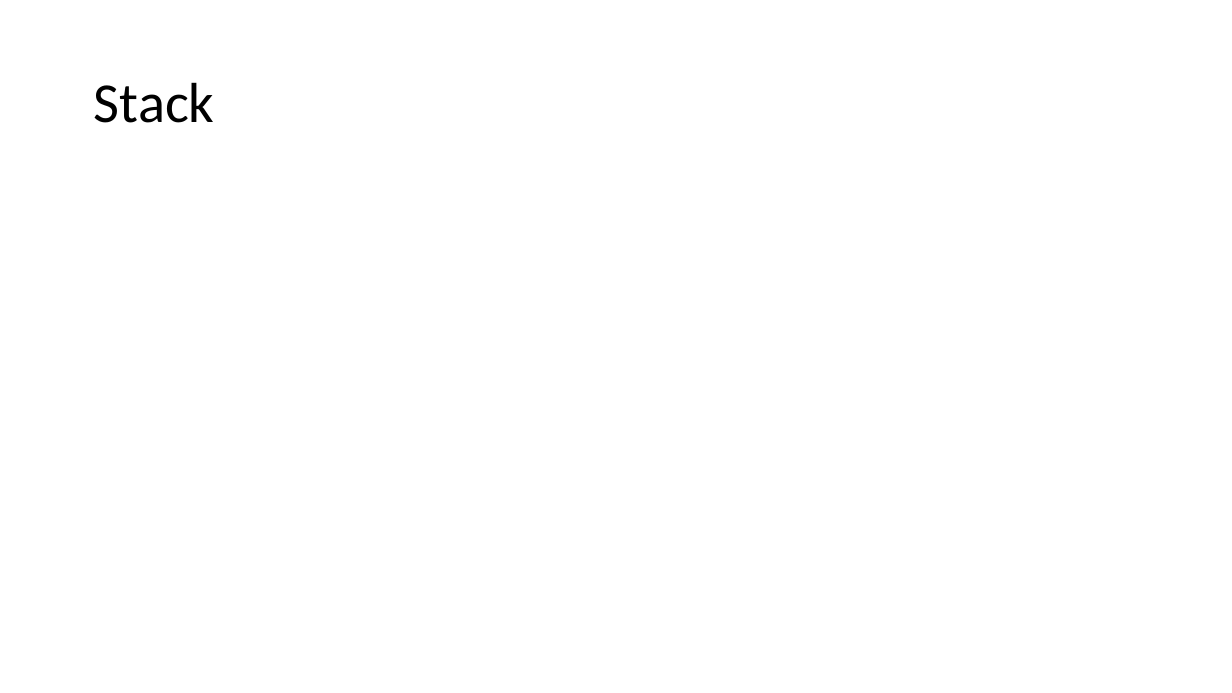
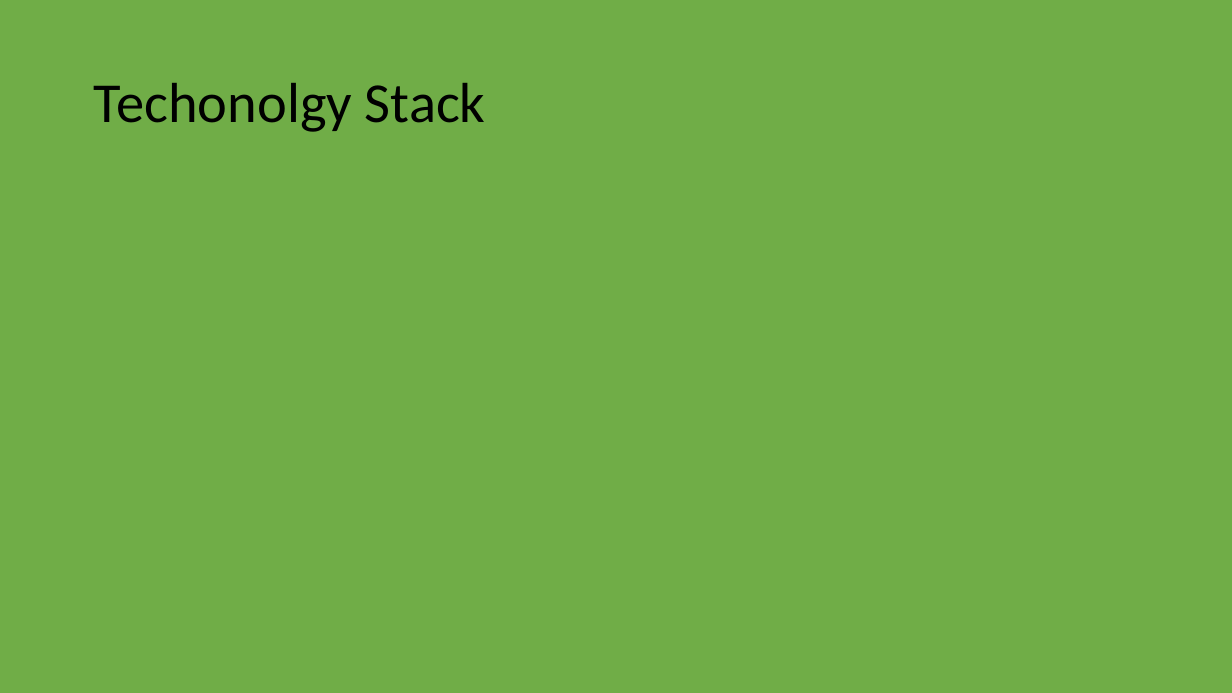
Before and after one commit to Vedang18/ProBOT, a slide deck: slide 5 of probot.pptx (slide 6 before the commit). Drawn at 1232x693 pixels with LibreOffice and Linux fonts; fonts in the diff are those of the drawing. Boxes give left, top, right and bottom in pixels: in the first picture for what was removed or moved away, otherwise in the second. Text is boxed around its words. In the diff, an @@ line names an element or a change of style, - is before the commit and + after.

```diff
--- a/probot.pptx
+++ b/probot.pptx
@@ background #FFFFFF to #70AD47 @@
@@ title at (x1=94, y1=83, x2=486, y2=132): text changed @@
-Stack
+Techonolgy Stack
```
Also in this commit, not shown: 5 other slides changed, 1 slide added, 2 slides removed.
